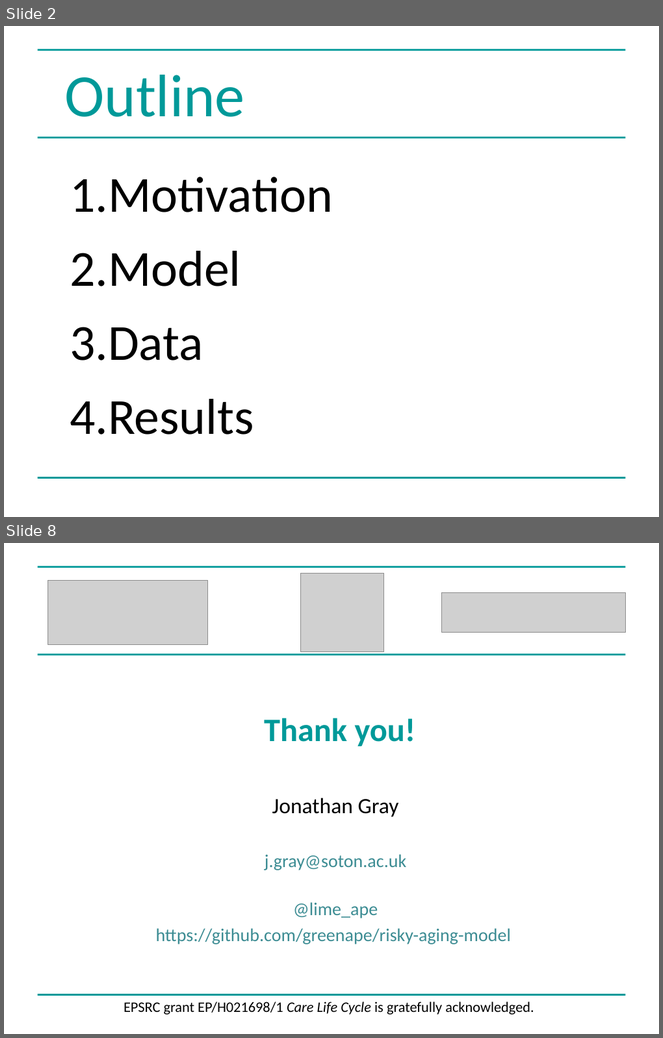
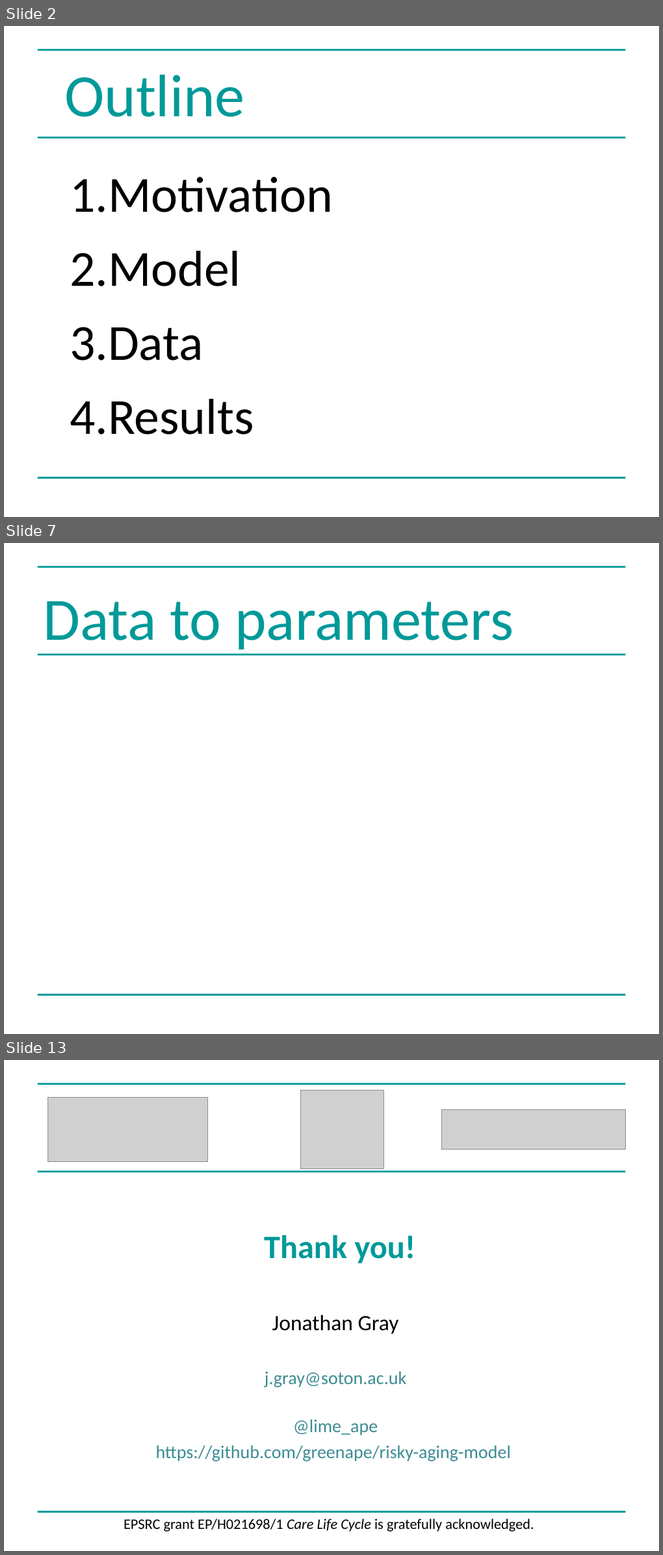
Before and after one commit to greenape/bsps2015, a slide deck: presentation/risky_aging_bsps.ppt. Shown one above the other, each under a label of ours: slides 2 and 8 before the commit, slides 2, 7 and 13 after it; the slides between them are not shown. The pictures are 663x1038 and 663x1555 pixels, drawn with LibreOffice and Linux fonts; fonts in the diff are those of the drawing; grey boxes stand for pictures. Boxes give left, top, right and bottom in pixels: in the first picture for what was removed or moved away, otherwise in the second. Text is boxed around its words. In the diff, an @@ line names an element or a change of style, - is before the commit and + after.

```diff
--- a/presentation/risky_aging_bsps.ppt
+++ b/presentation/risky_aging_bsps.ppt
@@ slide 7 added at <box>4,543,659,1034</box>, background #FFFFFF; not listed: 3 template elements that a slide beside it also shows @@
@@ title added at <box>43,601,514,654</box>, 66 pt, text #009999 @@
+Data to parameters
@@ what was slide 8 is now slide 13 @@
```
Also in this commit, not shown: 5 slides changed, 4 other slides added, 1 other file.
